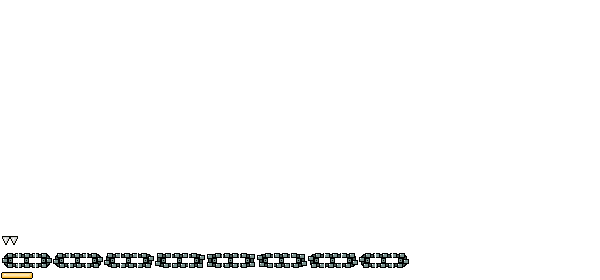
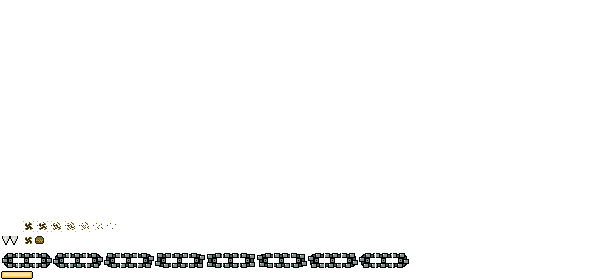
Comparing the layer stacks of the two 600 x 280 images. Changes:
added layer "Layer 21" above "Layer 20" over [107, 223, 116, 229]
added layer "Layer 20" above "Layer 19" over [93, 223, 103, 230]
added layer "Layer 19" above "Layer 18" over [79, 222, 90, 232]
added layer "Layer 18" above "Layer 17" over [65, 221, 76, 232]
added layer "Layer 17" above "Layer 16" over [51, 221, 62, 232]
added layer "Layer 16" above "Layer 15" over [37, 221, 48, 232]
added layer "Layer 15" above "Layer 14" over [23, 221, 34, 232]
added layer "Layer 14" above "Layer 12" over [25, 236, 44, 244]
painted on "Layer 12" over [1, 236, 33, 276]
